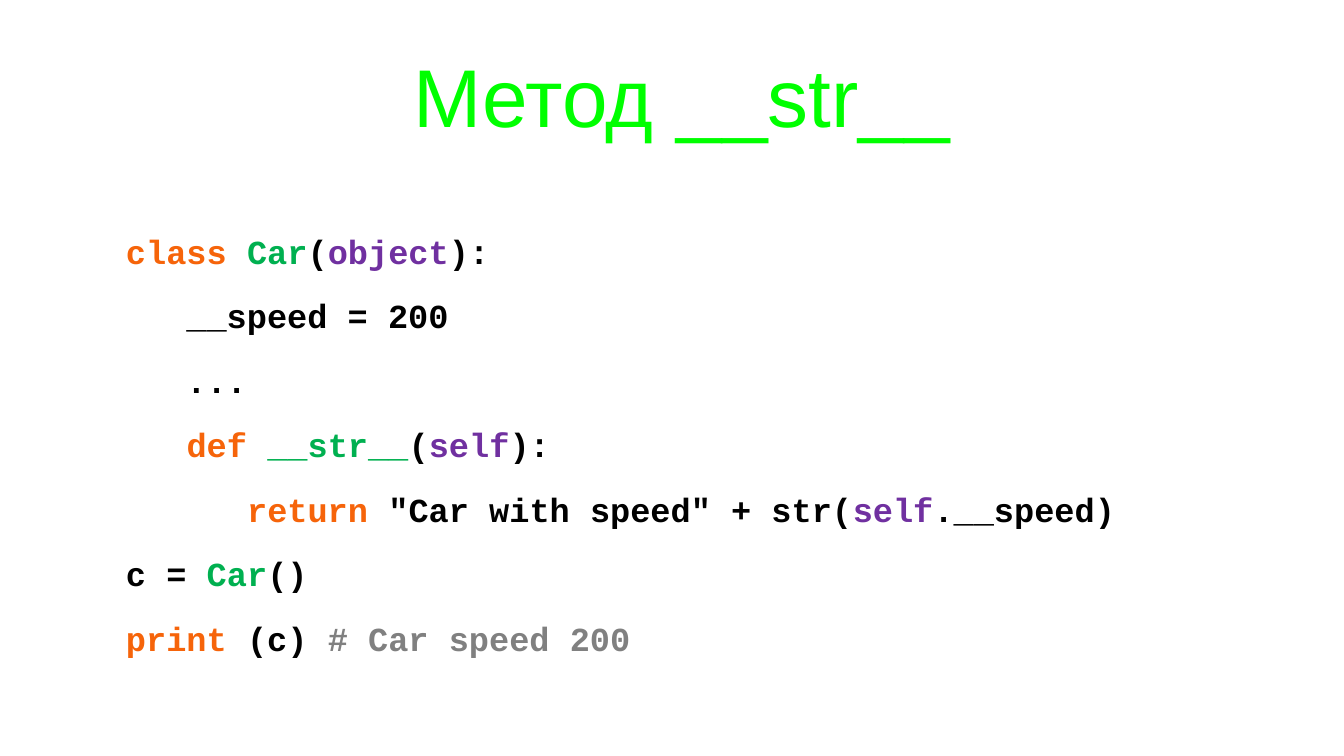
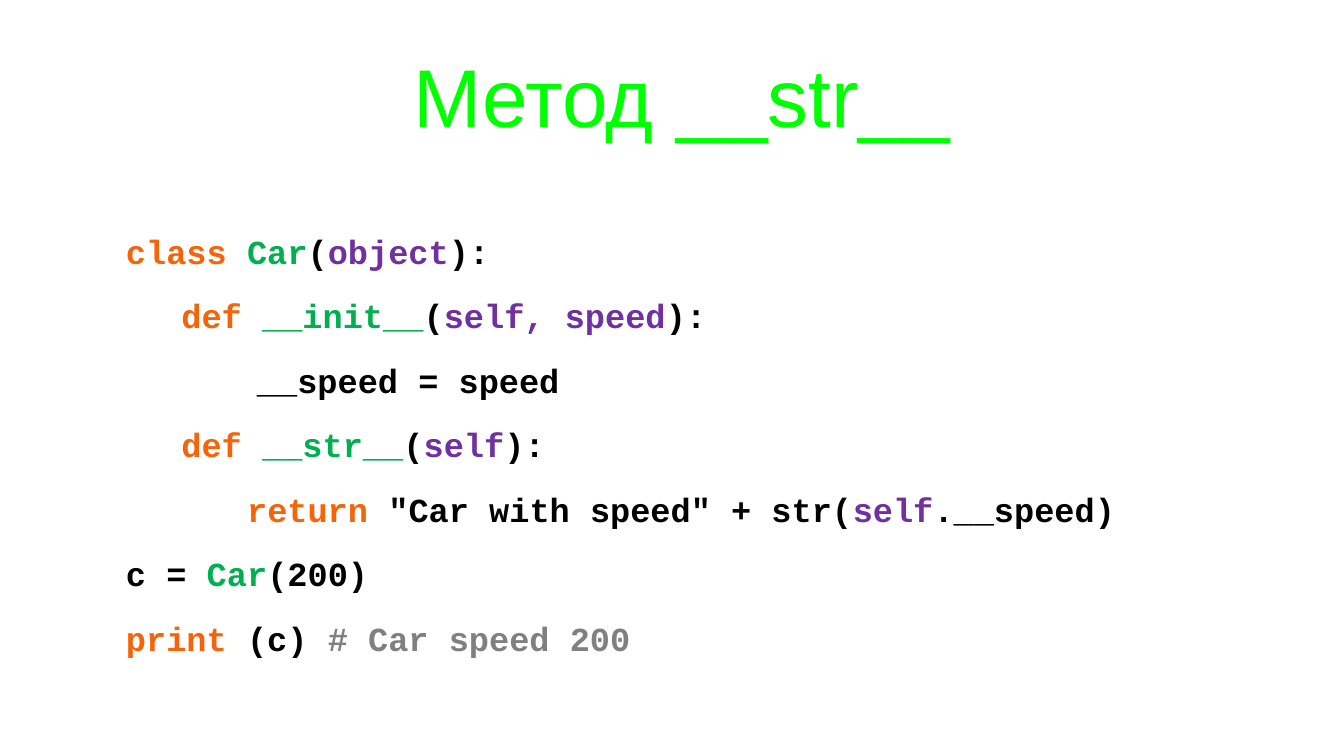
Before and after one commit to maxchv/LearnPython, a slide deck: slide 15 of week09/polimorphism.pptx. Drawn at 1344x756 pixels with LibreOffice and Linux fonts; fonts in the diff are those of the drawing. Boxes give left, top, right and bottom in pixels: in the first picture for what was removed or moved away, otherwise in the second. Text is boxed around its words. In the diff, an @@ line names an element or a change of style, - is before the commit and + after.

```diff
--- a/week09/polimorphism.pptx
+++ b/week09/polimorphism.pptx
@@ text at (x1=181, y1=304, x2=706, y2=400): text changed @@
-__speed = 200
-...
+def __init__(self, speed):
+__speed = speed
@@ text at (x1=126, y1=562, x2=368, y2=593): text changed @@
-c = Car()
+c = Car(200)
```
Also in this commit, not shown: 7 other slides changed, 1 slide added, 1 slide removed, 7 other files.
